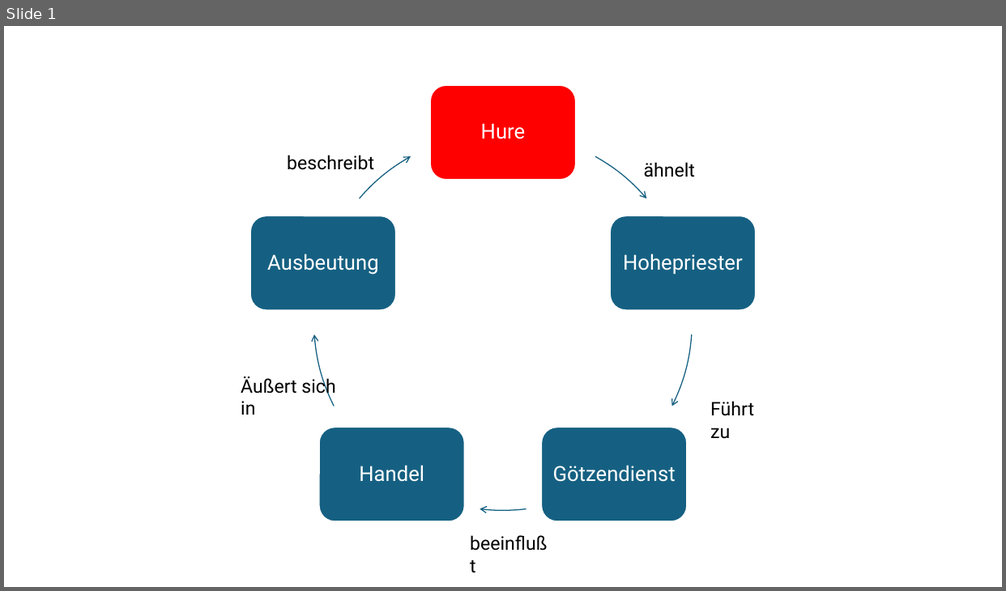
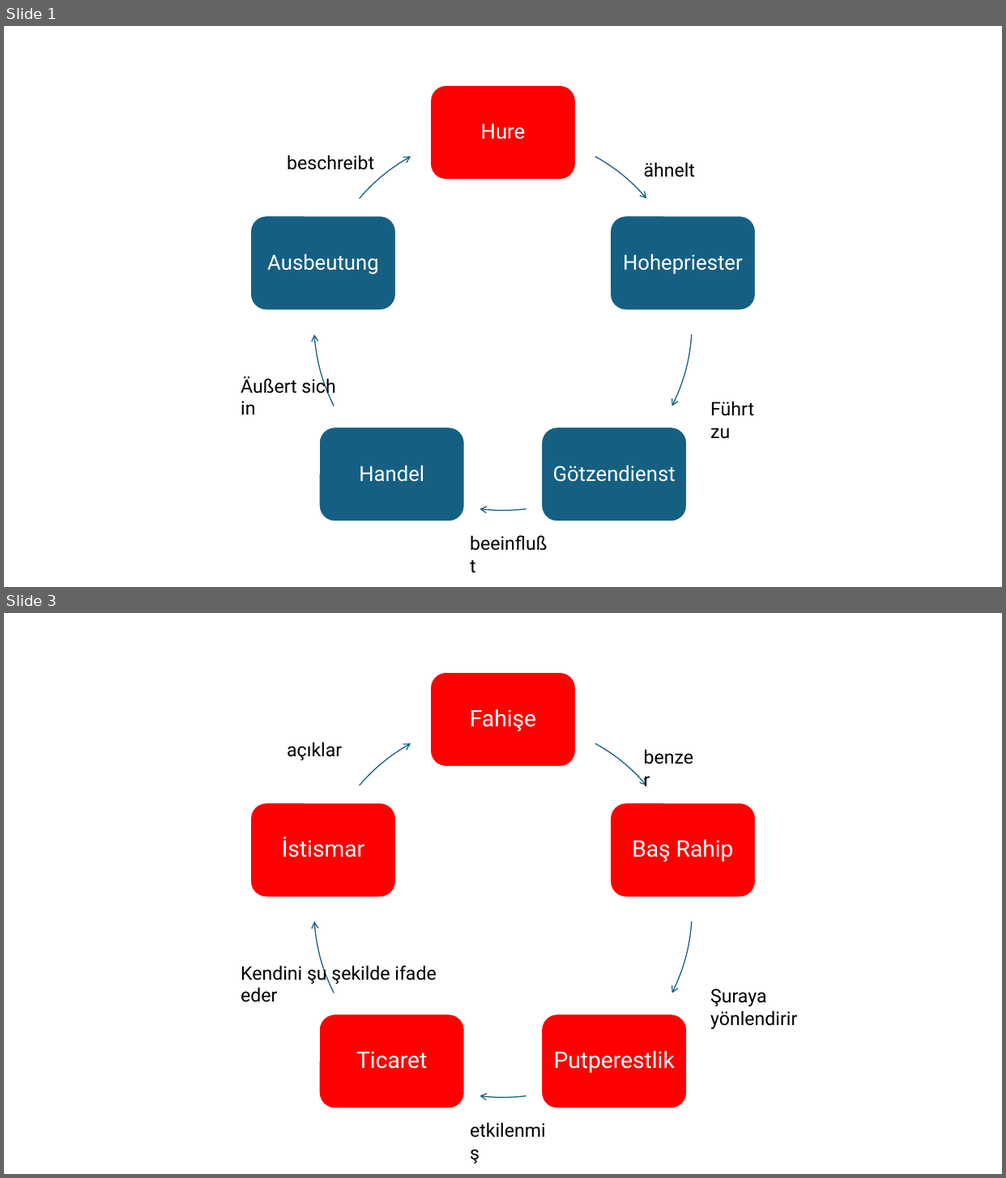
Before and after one commit to revelation-today/revelation-today, a slide deck: exampleSite/static/images/Hure.pptx. Shown one above the other, each under a label of ours: slide 1 before the commit, slides 1 and 3 after it; the slides between them are not shown. The pictures are 1006x591 and 1006x1178 pixels, drawn with LibreOffice and Linux fonts; fonts in the diff are those of the drawing. Boxes give left, top, right and bottom in pixels: in the first picture for what was removed or moved away, otherwise in the second. Text is boxed around its words. In the diff, an @@ line names an element or a change of style, - is before the commit and + after.

```diff
--- a/exampleSite/static/images/Hure.pptx
+++ b/exampleSite/static/images/Hure.pptx
@@ slide 3 added at <box>4,613,1002,1174</box>, background #FFFFFF @@
@@ group added at <box>250,672,756,1110</box>: 5 rounded rectangles, 5 texts, 5 freeform shapes @@
+Fahişe
+Baş Rahip
+Putperestlik
+Ticaret
+İstismar
@@ text added at <box>287,742,342,760</box>, 18 pt, text #000000 @@
+açıklar
@@ text added at <box>637,742,707,772</box>, 18 pt, text #000000 @@
+benzer
@@ text added at <box>241,963,436,1003</box>, 18 pt, text #000000 @@
+Kendini şu şekilde ifade eder
@@ text added at <box>710,989,797,1029</box>, 18 pt, text #000000 @@
+Şuraya yönlendirir
@@ text added at <box>463,1115,562,1145</box>, 18 pt, text #000000 @@
+etkilenmiş
```
Also in this commit, not shown: 1 other slide added, 48 other files.
